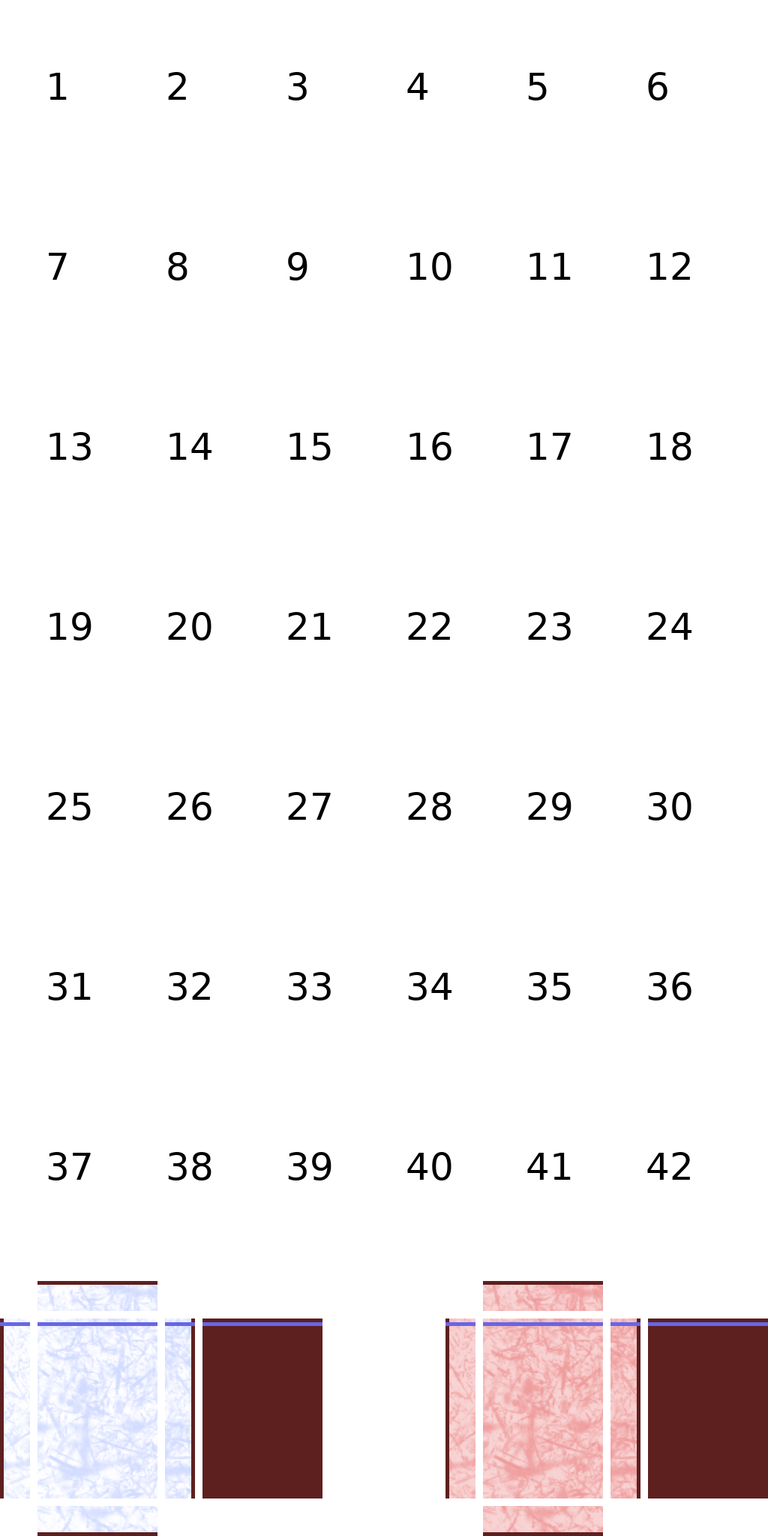
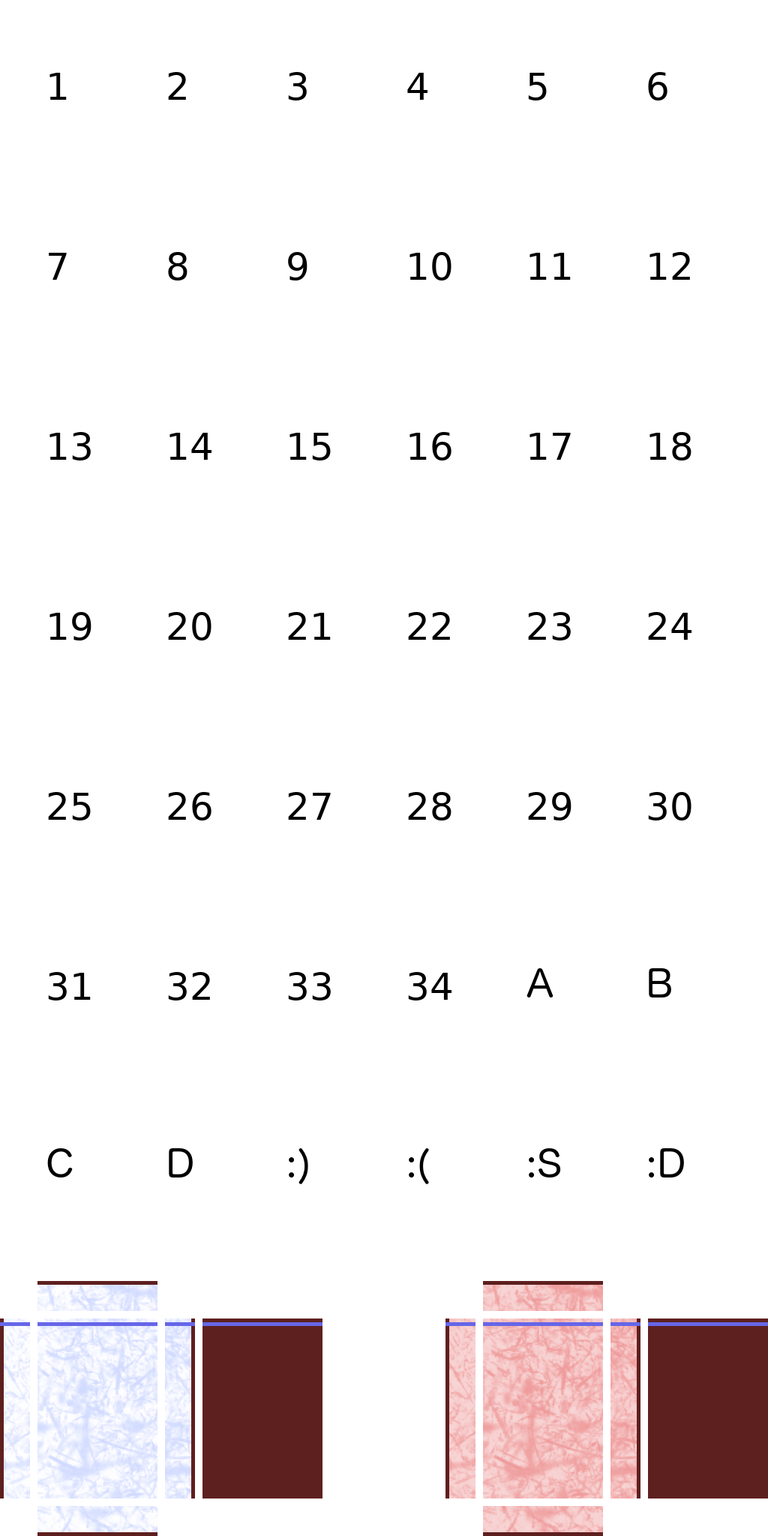
Revision of a layered 768 x 1536 image; what changed, layer by layer:
renamed "Numbers" to "Ids", painted on it over [47, 968, 692, 1185]
